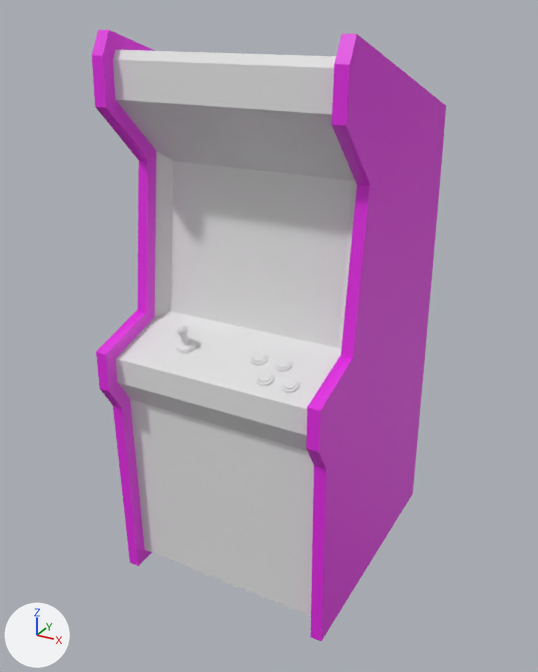
A saved change to the Blender file Assets/Mesh/Arcade/myArcadeMachine.blend.
Rendered twice from a 50 mm camera at (2.76, -4.96, 2.42) aimed at (-0.07, 0.18, -0.15). Arrows for +X, +Y and +Z are at lower left; the lights stay in place.

Before the edit, the objects in view are built like this:
```python
mat_material_002 = principled_material('Material.002')
mat_material_002.base_color = (0.8, 0.0215, 0.797)  # pink #e728e7
mat_material_003 = principled_material('Material.003')
mat_material_003.base_color = (0.8, 0.8, 0.8)  # white #e7e7e7
mat_material_004 = principled_material('Material.004')
mat_material_004.base_color = (0.8, 0.8, 0.8)  # white #e7e7e7
mat_material_005 = principled_material('Material.005')
mat_material_005.base_color = (0.8, 0.8, 0.8)  # white #e7e7e7
mat_material_006 = principled_material('Material.006')
mat_material_006.base_color = (0.8, 0.8, 0.8)  # white #e7e7e7
mat_material_007 = principled_material('Material.007')
mat_material_007.base_color = (0.8, 0.8, 0.8)  # white #e7e7e7
me_cube_002 = bpy.data.meshes.new('Cube.002')
me_cube_002.from_pydata(...)  # 152 vertices, 128 faces; spans x -38.0..0.9, y -1.3..1.1, z -1.0..3.6
me_cube_002.materials.append(mat_material_001)  # white #e7e7e7
me_cube_002.materials.append(mat_material_002)  # pink #e728e7
me_cube_002.materials.append(mat_material_003)  # white #e7e7e7
me_cube_002.materials.append(mat_material_004)  # white #e7e7e7
me_cube_002.materials.append(mat_material_005)  # white #e7e7e7
me_cube_002.materials.append(mat_material_006)  # white #e7e7e7
me_cube_002.materials.append(mat_material_007)  # white #e7e7e7
me_cube_002.materials.append(mat_material_008)  # white #e7e7e7
me_cube_002.materials.append(mat_material_009)  # white #e7e7e7
me_cube_002.materials.append(mat_material_010)  # white #e7e7e7
me_cube_002.materials.append(mat_material_011)  # white #e7e7e7
ob_cube_001 = bpy.data.objects.new('Cube.001', me_cube_002)
ob_cube_001.location = (0.89, 0.36, -1.28)
ob_cube_001.scale = (0.0502, 1.0, 1.0)
```
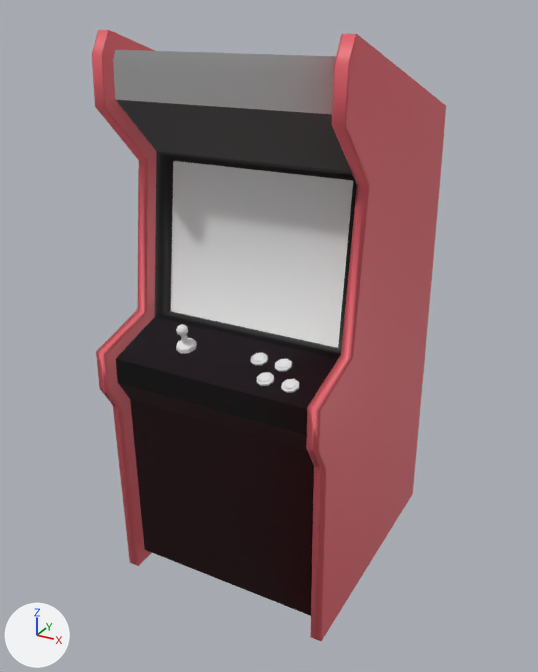
Commit message: Edited arcade machine colours

Where the change shows, as pixel boxes [x1, y1, x2, y2] in the pictures (538 x 672 px):
'Cube.001', recoloured, shading changed
    both: [92, 30, 446, 641]

What changed in the scene script:
```text
Change mat_material_002:
    mat_material_002.base_color: (0.8, 0.0215, 0.797) -> (0.8, 0.124, 0.15)  # pink #e728e7 -> red #e7636c
Change mat_material_003:
    mat_material_003.base_color: (0.8, 0.8, 0.8) -> (0.0203, 0.00823, 0.0179)  # white #e7e7e7 -> black #271624
Change mat_material_004:
    mat_material_004.base_color: (0.8, 0.8, 0.8) -> (0.00655, 0.00436, 0.00499)  # white #e7e7e7 -> black #130e10
Change mat_material_005:
    mat_material_005.base_color: (0.8, 0.8, 0.8) -> (0.0277, 0.00401, 0.0073)  # white #e7e7e7 -> dark red #2e0d15
Change mat_material_006:
    mat_material_006.base_color: (0.8, 0.8, 0.8) -> (0.0, 0.0, 0.0)  # white #e7e7e7 -> black #000000
Change mat_material_007:
    mat_material_007.base_color: (0.8, 0.8, 0.8) -> (0.0414, 0.0339, 0.0339)  # white #e7e7e7 -> black #393434
Change me_cube_002:
    where me_cube_002.from_pydata(...)  # 152 vertices, 128 faces; spans x -38.0..0.9, y -1.3..1.1, z -1.0..3.6
    used by ob_cube_001; location = (0.89, 0.36, -1.28); scale = (0.0502, 1.0, 1.0)
    me_cube_002 part 1: all faces are now shaded smooth (128 of 128 changed)
```
